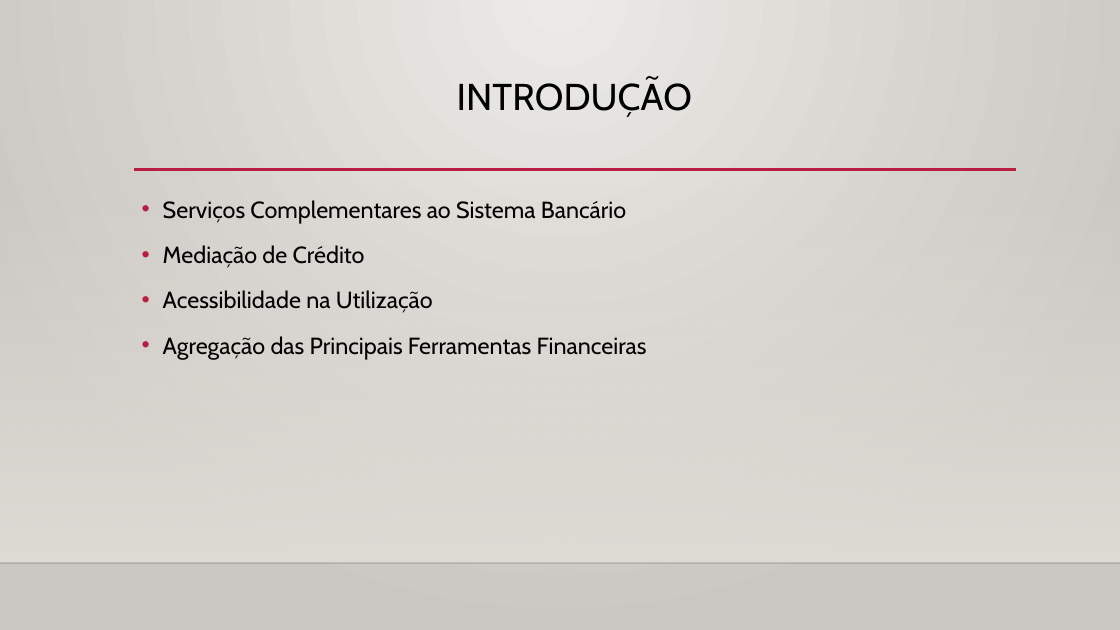
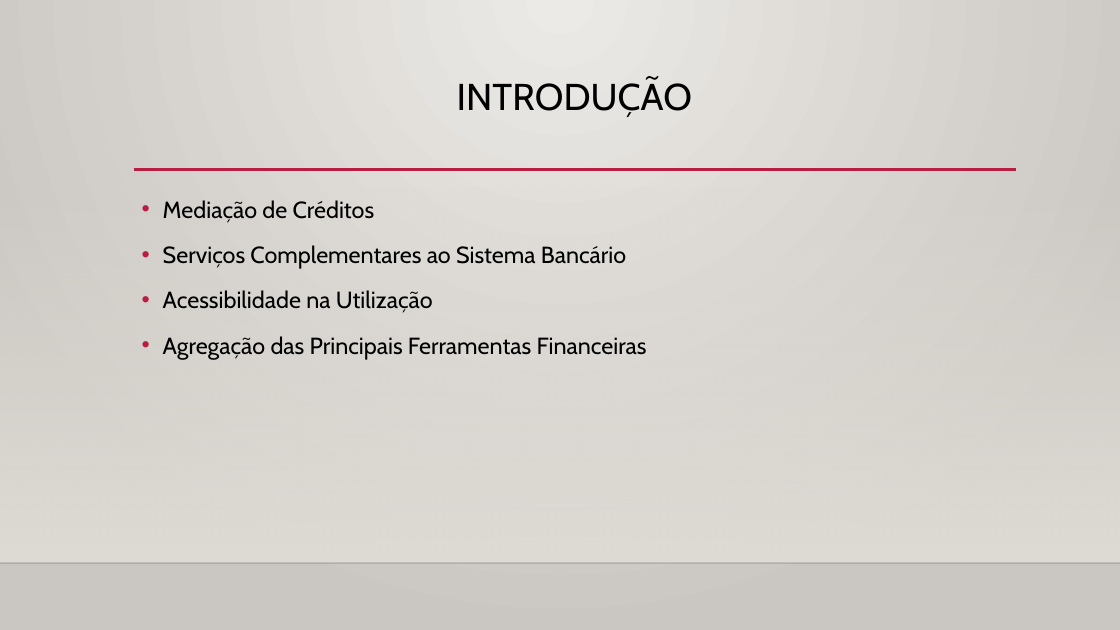
Before and after one commit to Projeto-ECO/Fase-1, a slide deck: slide 2 of Editables/Fase 1 - Apresentação.pptx. Drawn at 1120x630 pixels with LibreOffice and Linux fonts; fonts in the diff are those of the drawing; background and template pictures are left out. Boxes give left, top, right and bottom in pixels: in the first picture for what was removed or moved away, otherwise in the second. Text is boxed around its words. In the diff, an @@ line names an element or a change of style, - is before the commit and + after.

```diff
--- a/Editables/Fase 1 - Apresentação.pptx
+++ b/Editables/Fase 1 - Apresentação.pptx
@@ text at (163,200,375,223): paragraph added @@
+• Mediação de Créditos
@@ text at (163,245,365,268): paragraph removed @@
-• Mediação de Crédito
```
Also in this commit, not shown: 1 other slide changed, 3 other files.
